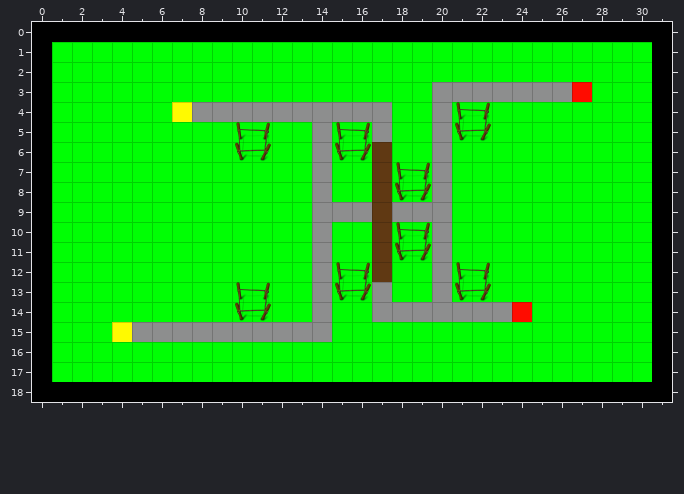
Level history. Tiled map: Project Files/Assets/Assets/Resources/Tiled/Levels/02.tmx. The picture above was drawn from the file before the commit.
Cells are 64x64 px. Shown: x 0..31, y 0..18.
The same view after the edit:
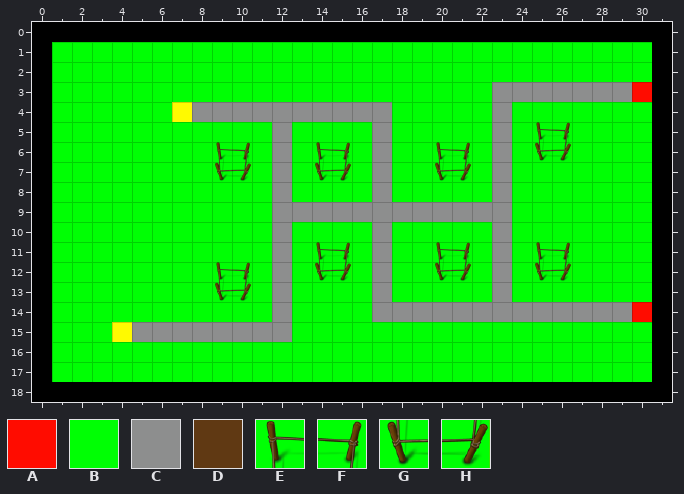
Key: from "sprite": A 0, B 1, C 3, D 5, E 6, F 7, G 8, H 9.
_ is an empty cell, . an unchanged one.
The exact change:
--- layer "Border"
@@ x 9..30 @@
- 3 ...........CCC....ABBB
- 4 ...........CEFB.......
- 5 .EFB.CEF...CGHB.BB....
- 6 BGHB.CGHD..CB.B.BB....
- 7 BB.B.CB.DEFCB.B.......
- 8 ...B.C..DGHC..B.......
- 9 ...BB...D...BBB.......
-10 ...B.C..DEFC..B.......
-11 ...B.CB.DGHCB.B.BB....
-12 BB.B.CEFD..CEFB.BB....
-13 BEFB.CGH...CGHB.......
-14 .GHB.C.........ABBBBBB
-15 ....CC................
+ 3 ...........BBB....CCCA
+ 4 ...........BBBC.......
+ 5 .BBC.BBB...BBBC.EF....
+ 6 EFBC.EFBC..EF.C.GH....
+ 7 GH.C.GH.CBBGH.C.......
+ 8 ...C.B..CBBB..C.......
+ 9 ...CC...C...CCC.......
+10 ...C.B..CBBB..C.......
+11 ...C.EF.CBBEF.C.EF....
+12 EF.C.GHBC..GHBC.GH....
+13 GHBC.BBB...BBBC.......
+14 .BBC.B.........CCCCCCA
+15 ....BB................
